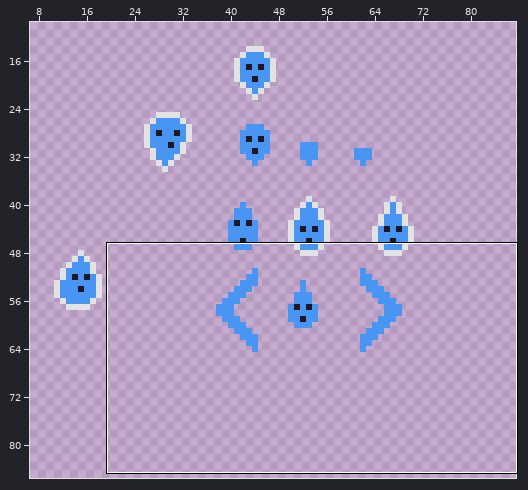
Two states of a pixel-art file, Assets/Sprites/MainCharacter/Goutte.aseprite. The first picture is a wide view before the edit; the outline marks the close-up.
Close-up. Earlier state:
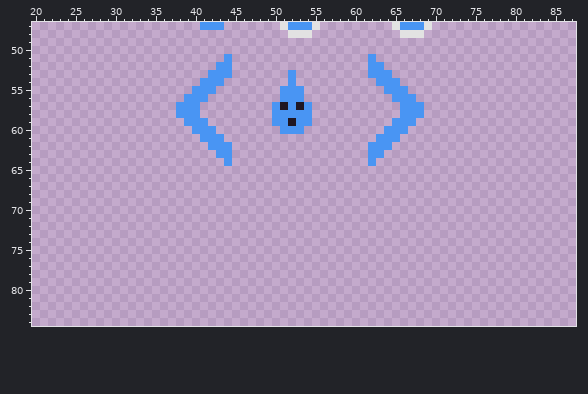
92x256 pixels, 1 frame. Shown: x 20..87, y 47..84. The wide view leaves out empty margins.
The same view after the edit:
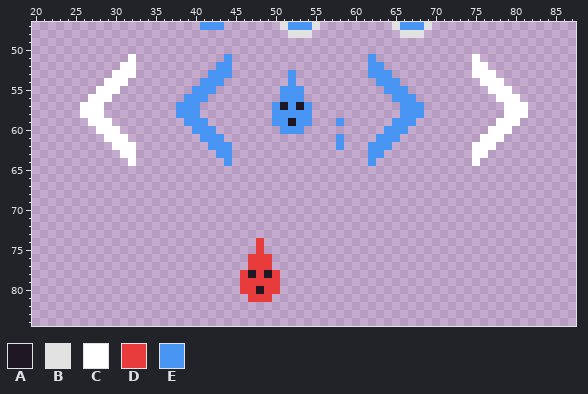
Palette (. is transparent): A #1f1723  B #e2e2e2  C #ffffff  D #e83b3b  E #4995f3
Change:
y 51: x 32 . -> C; x 75 . -> C
y 52: x 31..32 .. -> CC; x 75..76 .. -> CC
y 53: x 30..32 ... -> CCC; x 75..77 ... -> CCC
y 54: x 29..31 ... -> CCC; x 76..78 ... -> CCC
y 55: x 28..30 ... -> CCC; x 77..79 ... -> CCC
y 56: x 27..29 ... -> CCC; x 78..80 ... -> CCC
y 57..58: x 26..28 ... -> CCC; x 79..81 ... -> CCC
y 59: x 27..29 ... -> CCC; x 58 . -> E; x 78..80 ... -> CCC
y 60: x 28..30 ... -> CCC; x 77..79 ... -> CCC
y 61: x 29..31 ... -> CCC; x 58 . -> E; x 76..78 ... -> CCC
y 62: x 30..32 ... -> CCC; x 58 . -> E; x 75..77 ... -> CCC
y 63: x 31..32 .. -> CC; x 75..76 .. -> CC
y 64: x 32 . -> C; x 75 . -> C
y 74..75: x 48 . -> D
y 76..77: x 47..49 ... -> DDD
y 78: x 46..50 ..... -> DADAD
y 79: x 46..50 ..... -> DDDDD
y 80: x 46..50 ..... -> DDADD
y 81: x 47..49 ... -> DDD
